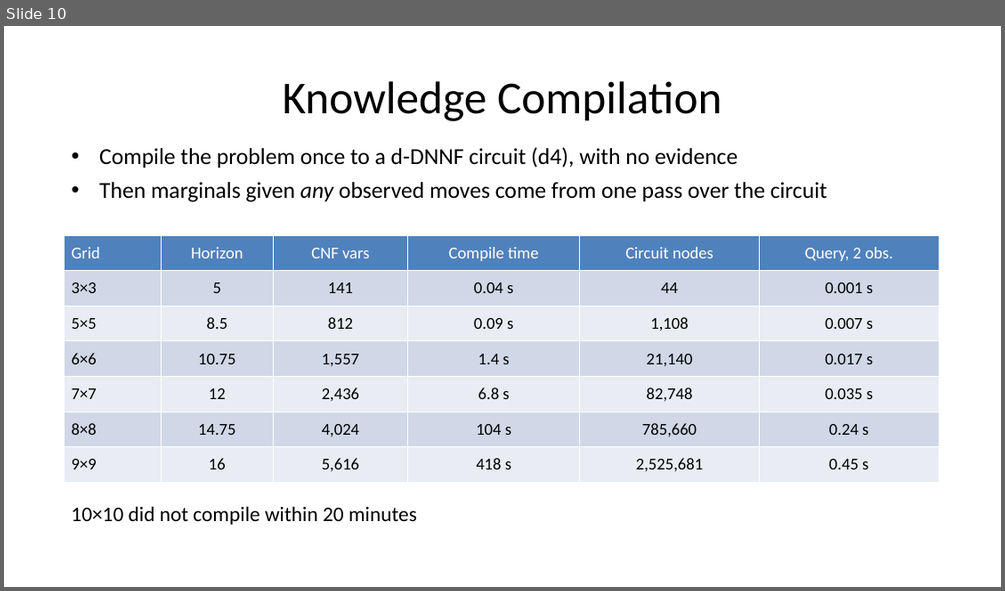
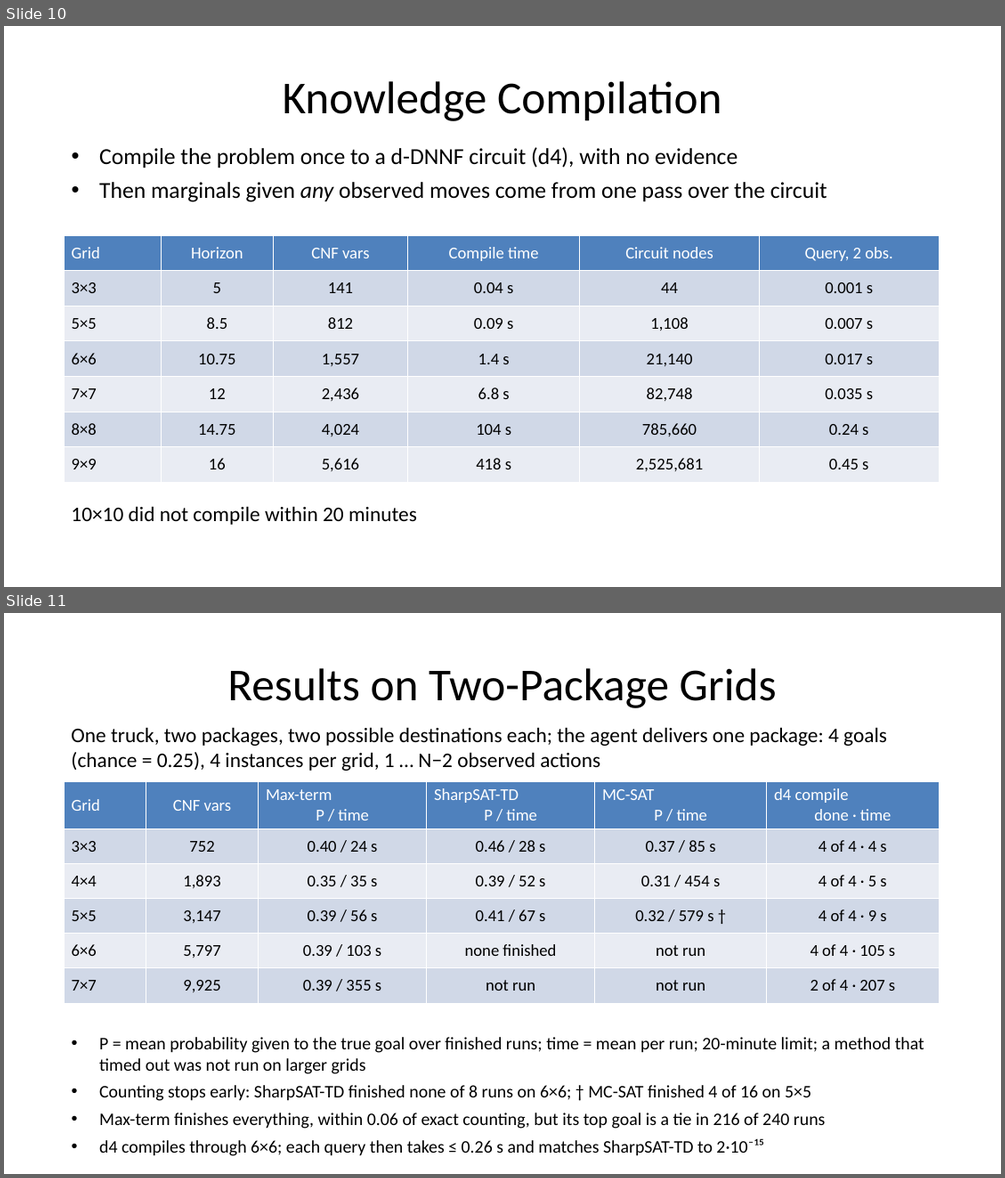
Before and after one commit to HenryKautz/CLARA-slides, a slide deck: CLARA-slides.pptx. Shown one above the other, each under a label of ours: slide 10 before the commit, slides 10 and 11 after it. The pictures are 1005x591 and 1005x1178 pixels, drawn with LibreOffice and Linux fonts; fonts in the diff are those of the drawing. Boxes give left, top, right and bottom in pixels: in the first picture for what was removed or moved away, otherwise in the second. Text is boxed around its words. In the diff, an @@ line names an element or a change of style, - is before the commit and + after.

```diff
--- a/CLARA-slides.pptx
+++ b/CLARA-slides.pptx
@@ slide 11 added at [4,613,1001,1174], background #FFFFFF @@
@@ title added at [227,668,777,708], 44 pt, text #000000 @@
+Results on Two-Package Grids
@@ text added at [71,727,887,771], 20 pt, text #000000 @@
+One truck, two packages, two possible destinations each; the agent delivers one package: 4 goals (chance = 0.25), 4 instances per grid, 1 … N−2 observed actions
@@ table added at [64,781,938,996], 6 rows, 6 columns @@
+Grid | CNF vars | Max-term P / time | SharpSAT-TD P / time | MC-SAT P / time | d4 compile done · time
+3×3 | 752 | 0.40 / 24 s | 0.46 / 28 s | 0.37 / 85 s | 4 of 4 · 4 s
+4×4 | 1,893 | 0.35 / 35 s | 0.39 / 52 s | 0.31 / 454 s | 4 of 4 · 5 s
+5×5 | 3,147 | 0.39 / 56 s | 0.41 / 67 s | 0.32 / 579 s † | 4 of 4 · 9 s
+6×6 | 5,797 | 0.39 / 103 s | none finished | not run | 4 of 4 · 105 s
+7×7 | 9,925 | 0.39 / 355 s | not run | not run | 2 of 4 · 207 s
@@ text added at [99,1037,924,1156], 17 pt, text #000000 @@
+• P = mean probability given to the true goal over finished runs; time = mean per run; 20-minute limit; a method that timed out was not run on larger grids
+• Counting stops early: SharpSAT-TD finished none of 8 runs on 6×6; † MC-SAT finished 4 of 16 on 5×5
+• Max-term finishes everything, within 0.06 of exact counting, but its top goal is a tie in 216 of 240 runs
+• d4 compiles through 6×6; each query then takes ≤ 0.26 s and matches SharpSAT-TD to 2·10⁻¹⁵
```
Also in this commit, not shown: 1 slide changed, 2 other files.
